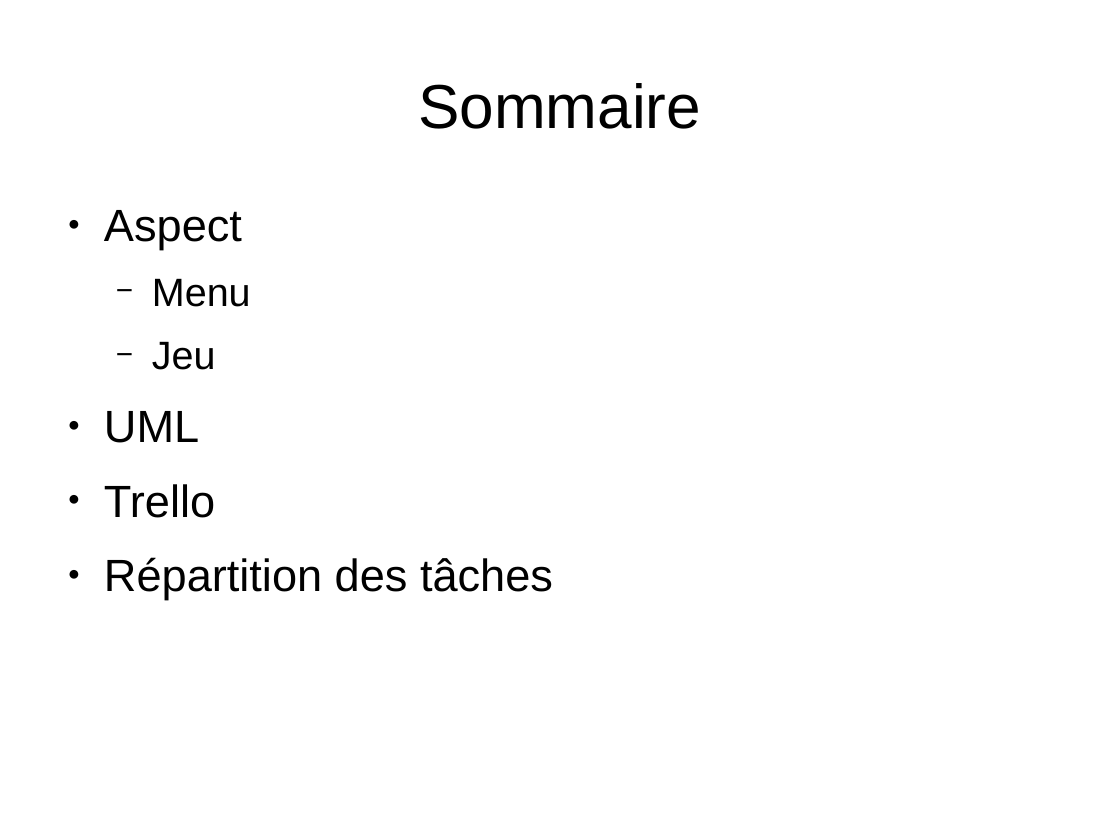
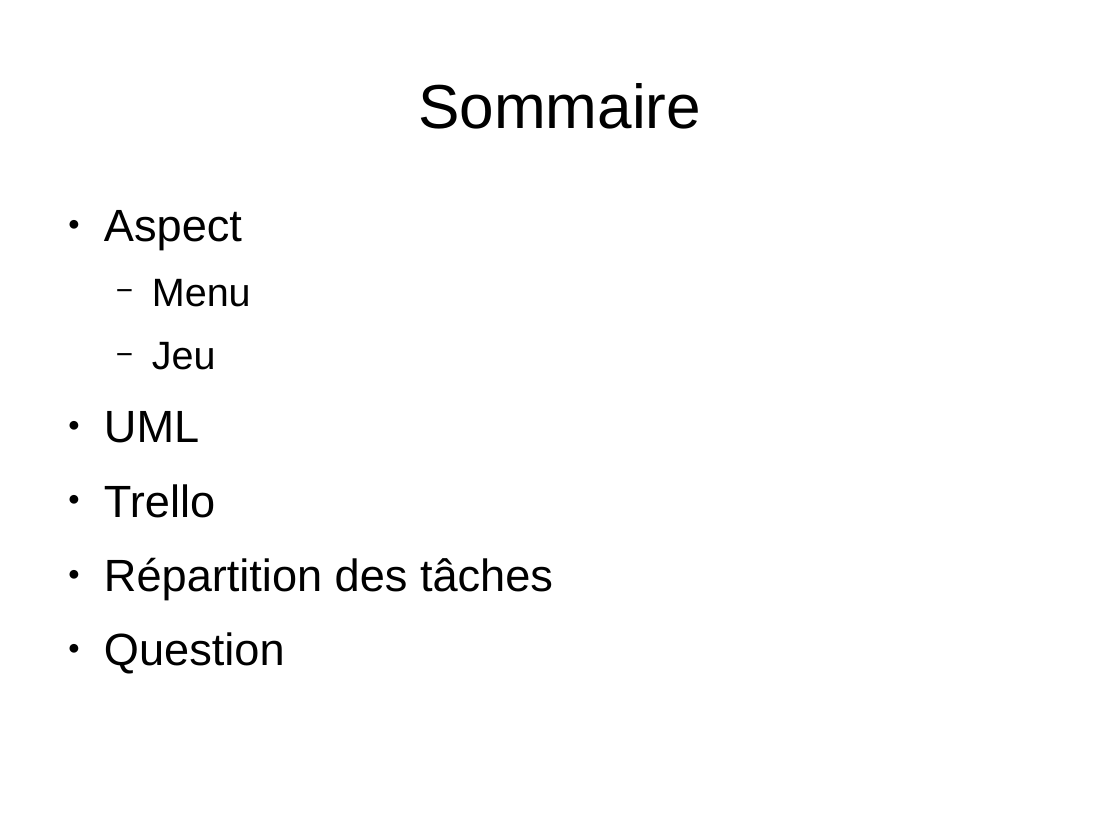
Before and after one commit to ImMiza/Chasse_au_monstre, a slide deck: slide 2 of src/cam/ressources/Diapo.odp. Drawn at 1120x840 pixels with LibreOffice and Linux fonts; fonts in the diff are those of the drawing. Boxes give left, top, right and bottom in pixels: in the first picture for what was removed or moved away, otherwise in the second. Text is boxed around its words. In the diff, an @@ line names an element or a change of style, - is before the commit and + after.

```diff
--- a/src/cam/ressources/Diapo.odp
+++ b/src/cam/ressources/Diapo.odp
@@ text at (104,632,285,674): paragraph added @@
+● Question
```
Also in this commit, not shown: 1 other slide changed, 1 slide added, 1 other file.
